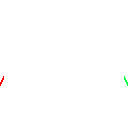
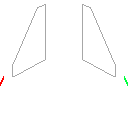
Layer changes from the first 128px x 128px image to the second:
painted on "base" over [12,4,116,77]
